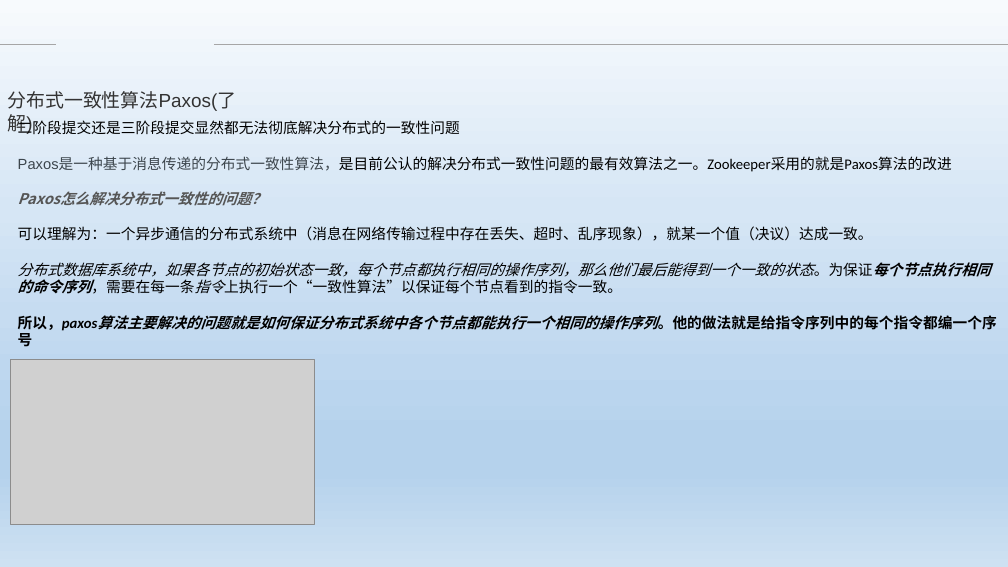
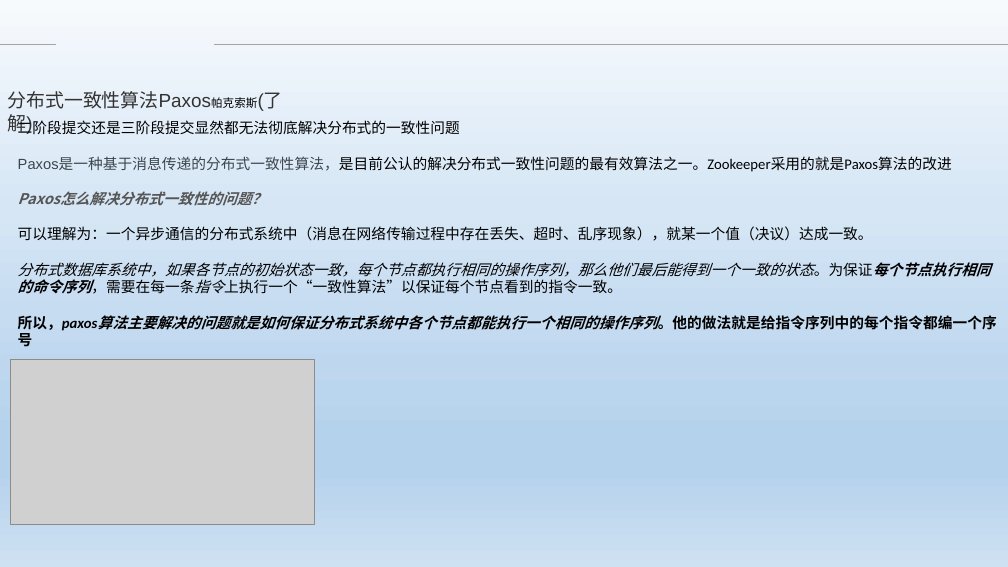
Before and after one commit to Heffie199/zhao_Note, a slide deck: slide 19 of 分布式事务的解决方案 .pptx. Drawn at 1008x567 pixels with LibreOffice and Linux fonts; fonts in the diff are those of the drawing; grey boxes stand for pictures; background and template pictures are left out. Boxes give left, top, right and bottom in pixels: in the first picture for what was removed or moved away, otherwise in the second. Text is boxed around its words. In the diff, an @@ line names an element or a change of style, - is before the commit and + after.

```diff
--- a/分布式事务的解决方案 .pptx
+++ b/分布式事务的解决方案 .pptx
@@ text at box(7, 91, 283, 134): text changed @@
-分布式一致性算法Paxos(了解)
+分布式一致性算法Paxos帕克索斯(了解)
```
Also in this commit, not shown: 11 other slides changed, 2 other files.
